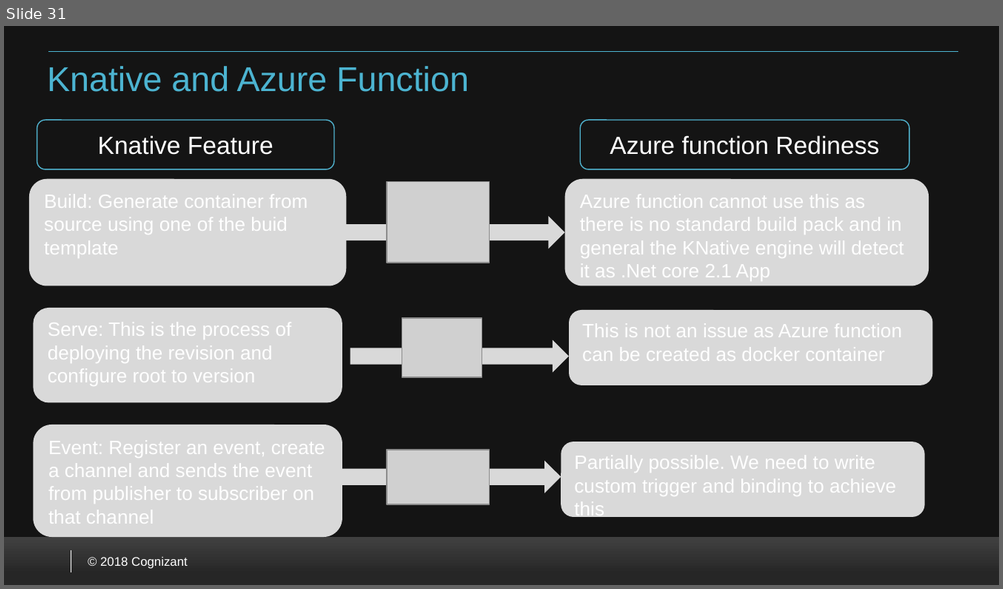
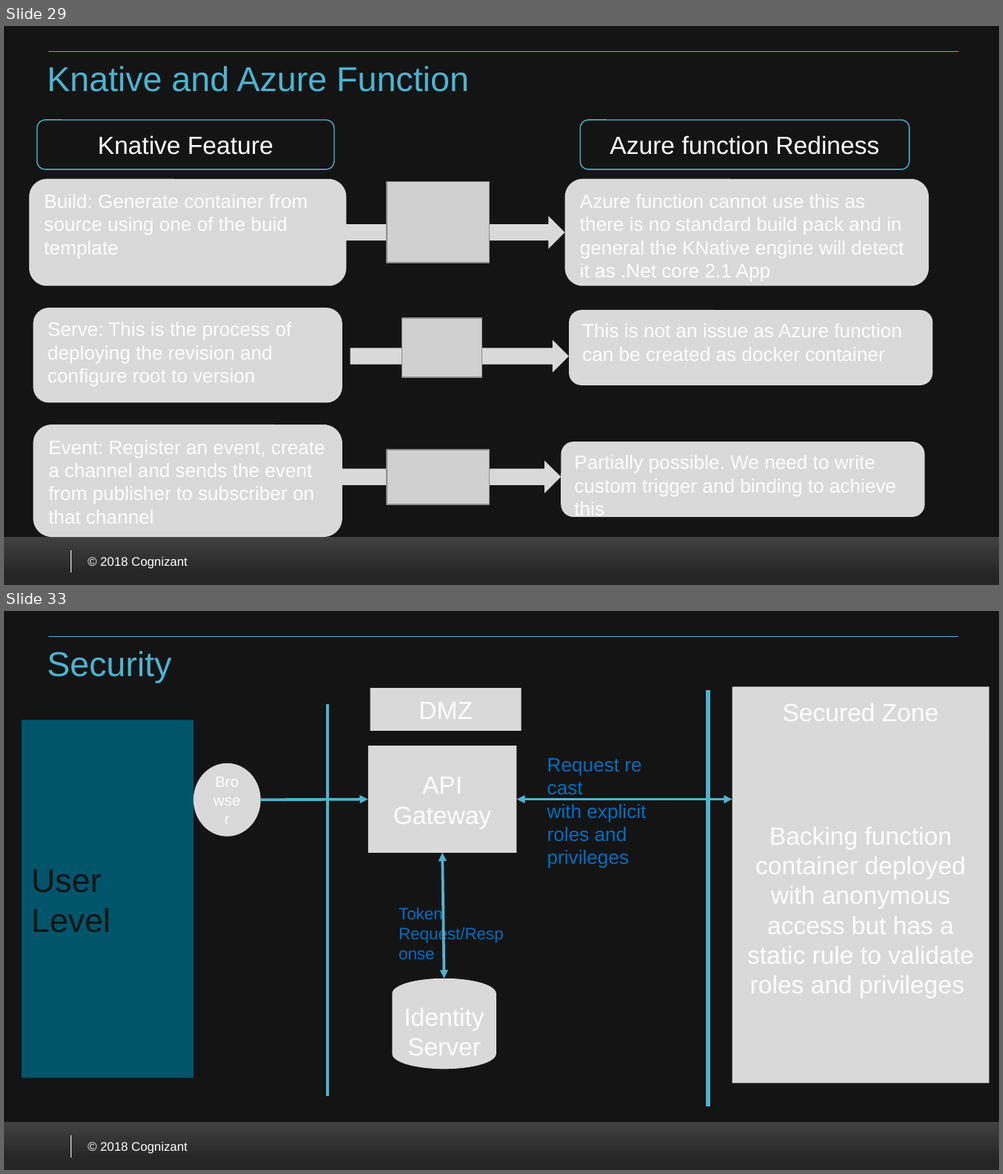
Before and after one commit to VenkateshSrini/MyDocuments, a slide deck: Azurefunction 2.0.pptx. Shown one above the other, each under a label of ours: slide 31 before the commit, slides 29 and 33 after it; the slides between them are not shown. The pictures are 1003x589 and 1003x1174 pixels, drawn with LibreOffice and Linux fonts; fonts in the diff are those of the drawing; grey boxes stand for pictures; background and template pictures are left out. Boxes give left, top, right and bottom in pixels: in the first picture for what was removed or moved away, otherwise in the second. Text is boxed around its words. In the diff, an @@ line names an element or a change of style, - is before the commit and + after.

Commit message:
uploaded enterprise concern security

```diff
--- a/Azurefunction 2.0.pptx
+++ b/Azurefunction 2.0.pptx
@@ slide 33 added at [4, 611, 999, 1170], background #FFFFFF; not listed: 5 template elements that a slide beside it also shows @@
@@ title added at [47, 651, 171, 684], 25 pt, text #4CB4D1 @@
+Security
@@ rectangle added at [370, 689, 521, 732], fill #D9D9D9, 18 pt, text #FFFFFF @@
+DMZ
@@ line added from (708, 691) to (708, 1106), #50B3CF 3 pt @@
@@ rectangle added at [732, 686, 989, 736], fill #D9D9D9, 18 pt, text #FFFFFF @@
+Secured Zone
@@ text added at [22, 721, 194, 1079], fill #00566B, 24 pt, text #141414 @@
+User Level
@@ line added from (327, 704) to (327, 1096), #50B3CF 2 pt @@
@@ rectangle added at [732, 736, 989, 1083], fill #D9D9D9, 18 pt, text #FFFFFF @@
+Backing function container deployed with anonymous access but has a static rule to validate roles and privileges
@@ ellipse added at [193, 763, 261, 837], fill #D9D9D9, 11 pt, text #FFFFFF @@
+Browser
@@ rectangle added at [368, 746, 516, 854], fill #D9D9D9, 18 pt, text #FFFFFF @@
+API Gateway
@@ text added at [547, 758, 646, 869], 14 pt, text #0070C0 @@
+Request re cast
+with explicit roles and privileges
@@ arrow added from (261, 800) to (368, 799), #50B3CF 2 pt @@
@@ double arrow added from (516, 799) to (732, 799), #50B3CF 2 pt @@
@@ double arrow added from (443, 853) to (444, 979), #50B3CF 2 pt @@
@@ text added at [398, 906, 504, 943], 12 pt, text #0070C0 @@
+Token Request/Response
@@ cylinder added at [392, 979, 496, 1070], fill #D9D9D9, 18 pt, text #FFFFFF @@
+Identity Server
@@ what was slide 31 is now slide 29 @@
```
Also in this commit, not shown: 2 slides changed, 4 other slides added.
